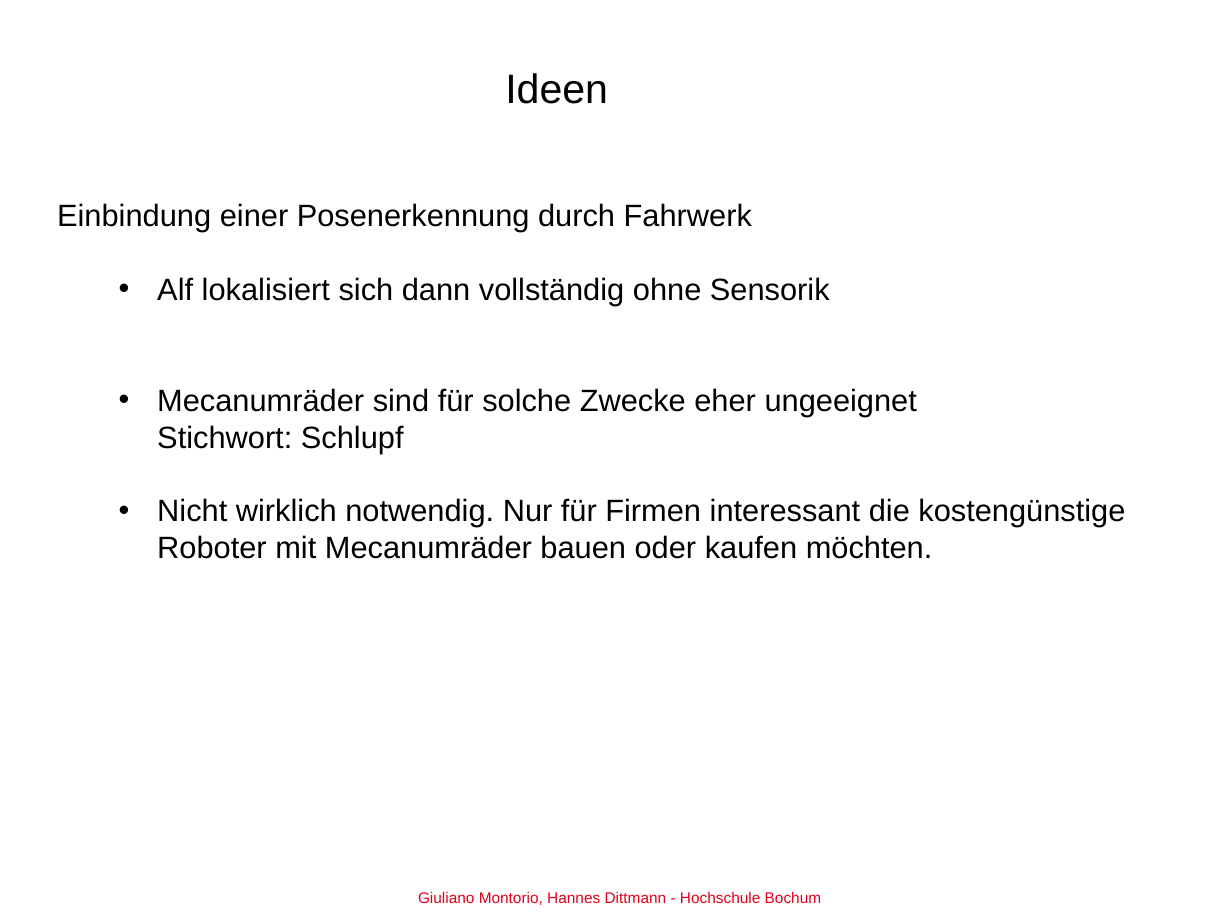
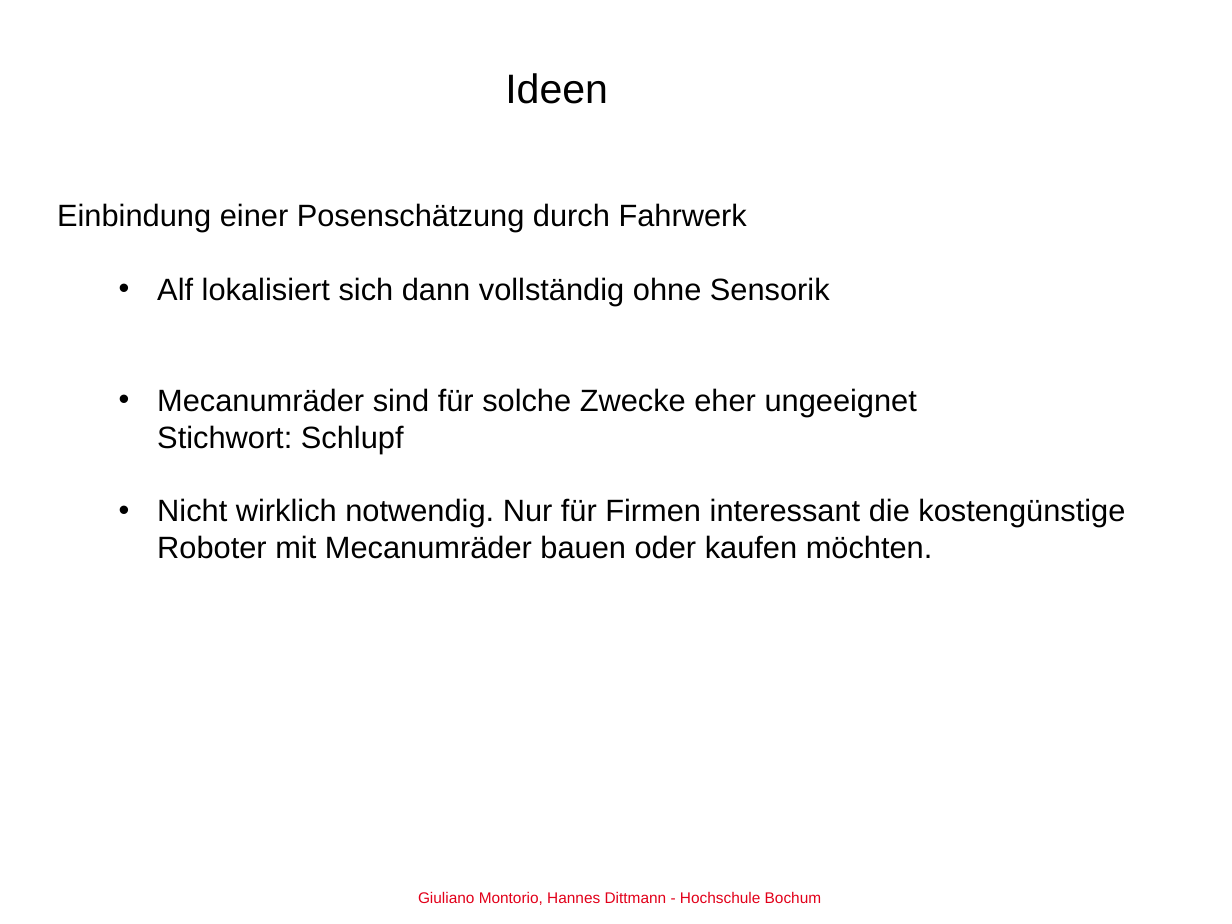
Before and after one commit to GiulliMo/Master_Doc, a slide deck: slide 4 of Präsentationen/Projektbesprechung090420/Projektbesprechung090420.pptx. Drawn at 1232x924 pixels with LibreOffice and Linux fonts; fonts in the diff are those of the drawing; background and template pictures are left out. Boxes give left, top, right and bottom in pixels: in the first picture for what was removed or moved away, otherwise in the second. Text is boxed around its words. In the diff, an @@ line names an element or a change of style, - is before the commit and + after.

```diff
--- a/Präsentationen/Projektbesprechung090420/Projektbesprechung090420.pptx
+++ b/Präsentationen/Projektbesprechung090420/Projektbesprechung090420.pptx
@@ text at box(57, 203, 747, 231): text changed @@
-Einbindung einer Posenerkennung durch Fahrwerk
+Einbindung einer Posenschätzung durch Fahrwerk
```
Also in this commit, not shown: 4 other slides changed.
